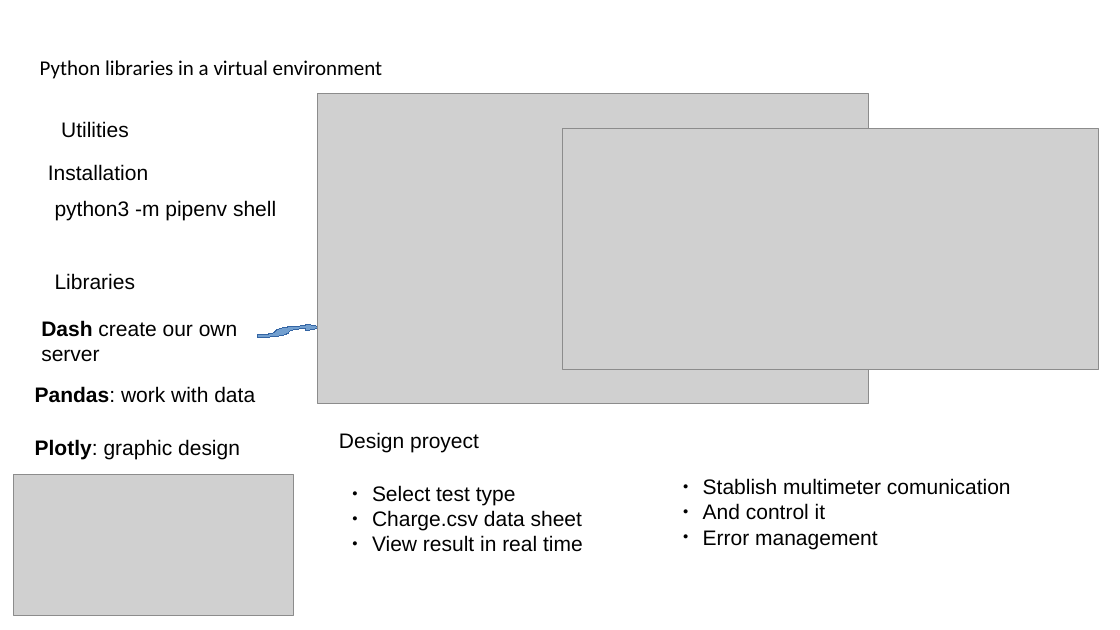
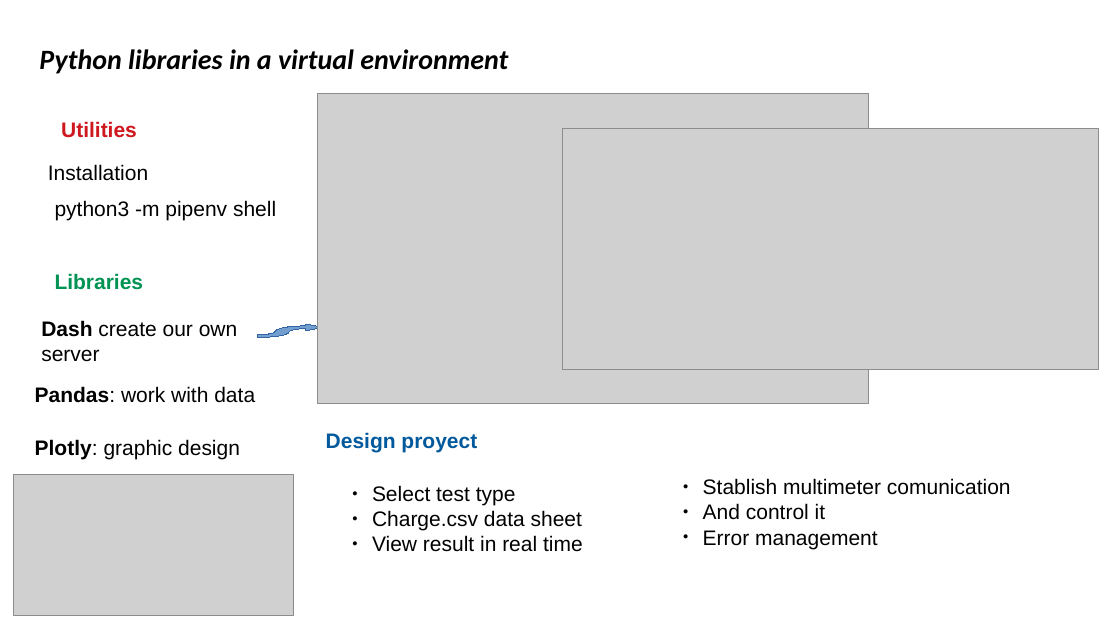
Before and after one commit to BlancaCC/granaSat_batteries, a slide deck: slide 2 of presentacion1/blanca_presentacion.odp. Drawn at 1120x630 pixels with LibreOffice and Linux fonts; fonts in the diff are those of the drawing; grey boxes stand for pictures. Boxes give left, top, right and bottom in pixels: in the first picture for what was removed or moved away, otherwise in the second. Text is boxed around its words. In the diff, an @@ line names an element or a change of style, - is before the commit and + after.

Commit message:
aa

```diff
--- a/presentacion1/blanca_presentacion.odp
+++ b/presentacion1/blanca_presentacion.odp
@@ title "Python libraries in a virtual ...": place and size @@
-title "Python libraries in a virtual ..." at (40, 60, 383, 79)
+title "Python libraries in a virtual ..." at (39, 49, 508, 74)
@@ title "Python libraries in a virtual ..." at (39, 49, 508, 74): size 18 to 24 pt, bold on, italic on @@
@@ text "Utilities" at (61, 121, 137, 138): text colour #000000 to #CE181E, bold on @@
@@ text "Libraries" at (55, 273, 144, 290): text colour #000000 to #009353, bold on @@
@@ text "Design proyect": place and size @@
-text "Design proyect" at (339, 432, 479, 452)
+text "Design proyect" at (326, 432, 477, 452)
@@ text "Design proyect" at (326, 432, 477, 452): text colour #000000 to #00599D, bold on @@
```
